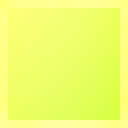
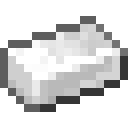
Two versions of the same layered image (128x128). Layer-by-layer changes:
hid group "Blocks" (10 layers) over [0,0,128,128]
added layer "Pasted Layer" above "Iron Ingot - Three bands Noise" over [40,48,120,104]
added layer "Iron Ingot - Three bands Noise" above "Iron Ingot - Three bands" over [0,16,128,112]
